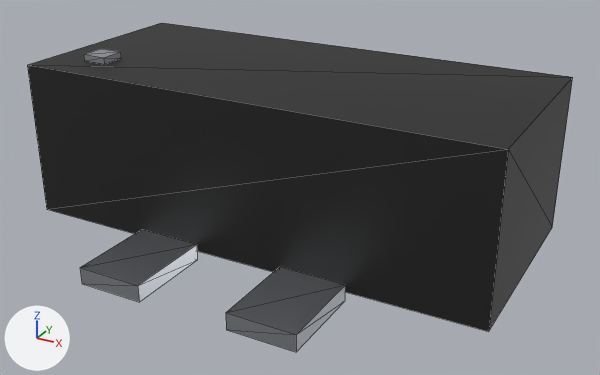
Two versions of the glTF model parts/npn-l8050-sot23/npn-l8050-sot23.glb, one commit apart.
Both versions are drawn from a camera (50 mm lens) standing at (0.0023, -0.0041, 0.00233) and looking at (0.00008, -0.00006, 0.00031). Arrows for +X, +Y and +Z are at lower left; the lights stay in place. The first picture is the older version. Mesh edges are drawn as thin lines. Where no turn or scale is listed for an object, it has been applied to the vertices. Vertices at exactly the same position are counted once.

The older version as bpy lines, for what is in view:
```python
me_mesh_0 = bpy.data.meshes.new('Mesh_0')
me_mesh_0.from_pydata(...)  # a box spanning x -0.00145..0.00145, y -0.00065..0.00065, z -0.00048..0.00048
me_mesh_0.materials.append(mat_mat_0)  # black #1a1a1a
me_mesh_2 = bpy.data.meshes.new('Mesh_2')
me_mesh_2.from_pydata(...)  # a box spanning x -0.0002..0.0002, y -0.00027..0.00027, z -0.00005..0.00005; a box spanning x 0.00075..0.00115, y -0.00027..0.00027, z -0.00005..0.00005; a box spanning x 0.00027..0.00068, y 0.00157..0.0021, z -0.00005..0.00005
me_mesh_2.materials.append(mat_mat_2)  # light grey #c5c8ce
ob_mesh_0 = bpy.data.objects.new('Mesh_0', me_mesh_0)
ob_mesh_0.location = (0.0, 0.0, 0.00053)
ob_mesh_2 = bpy.data.objects.new('Mesh_2', me_mesh_2)
ob_mesh_2.location = (-0.000475, -0.000918, 0.00005)
```
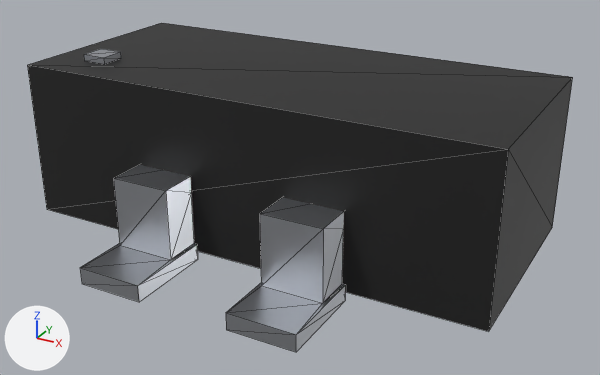
Where the newer file only moved an object's origin or applied its transform, the numbers keep the older frame.

Boxes [x1, y1, x2, y2] around the edits, measured in the pictures (600 x 375 px):
'Mesh_2', reshaped
    before: [80, 229, 346, 352]
    after: [80, 165, 346, 352]
part 1 of me_mesh_2, built on
    before: [91, 229, 345, 335]
    after: [91, 165, 345, 335]

The change, as a diff of the scene's bpy script:
```diff
--- a/parts/npn-l8050-sot23/npn-l8050-sot23.glb.py
+++ b/parts/npn-l8050-sot23/npn-l8050-sot23.glb.py
@@ me_mesh_2 @@
 # used by ob_mesh_2; location = (-0.000475, -0.000918, 0.00005)
-me_mesh_2.from_pydata(...)  # 24 vertices, 36 faces; spans x -0.0002..0.00115, y -0.00027..0.0021, z -0.00005..0.00005
+me_mesh_2.from_pydata(...)  # 66 vertices, 108 faces; spans x -0.0002..0.00115, y -0.00027..0.0021, z -0.00005..0.00047
+# me_mesh_2 part 1
+# 12 faces are deleted
+# 36 vertices are added at x -0.00018..0.00113, y 0.00004..0.00179, z 0.00005..0.00047
+# 6 new vertices lie (0.0, 0.0, -0.0001) away from vertices in x -0.0002..0.00115, y 0.00027..0.00157, z 0.00005
+# 84 new faces join them
 me_mesh_2.materials.append(mat_mat_2)
```
